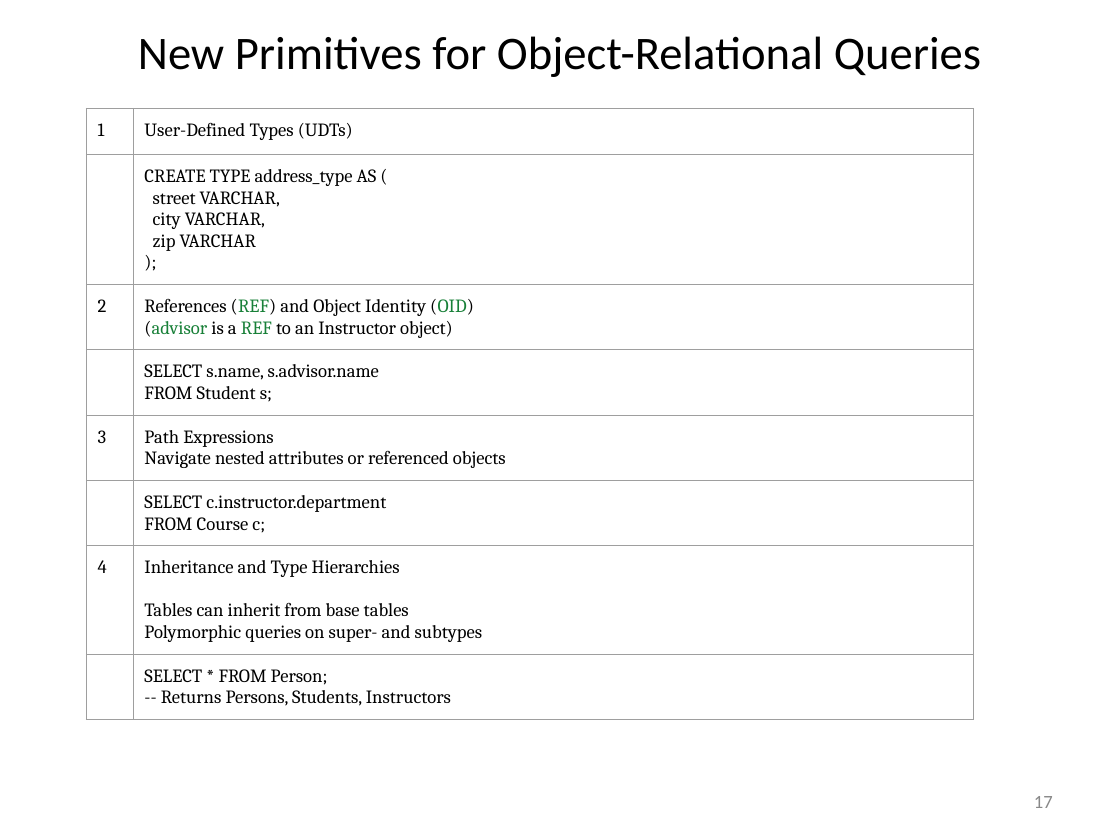
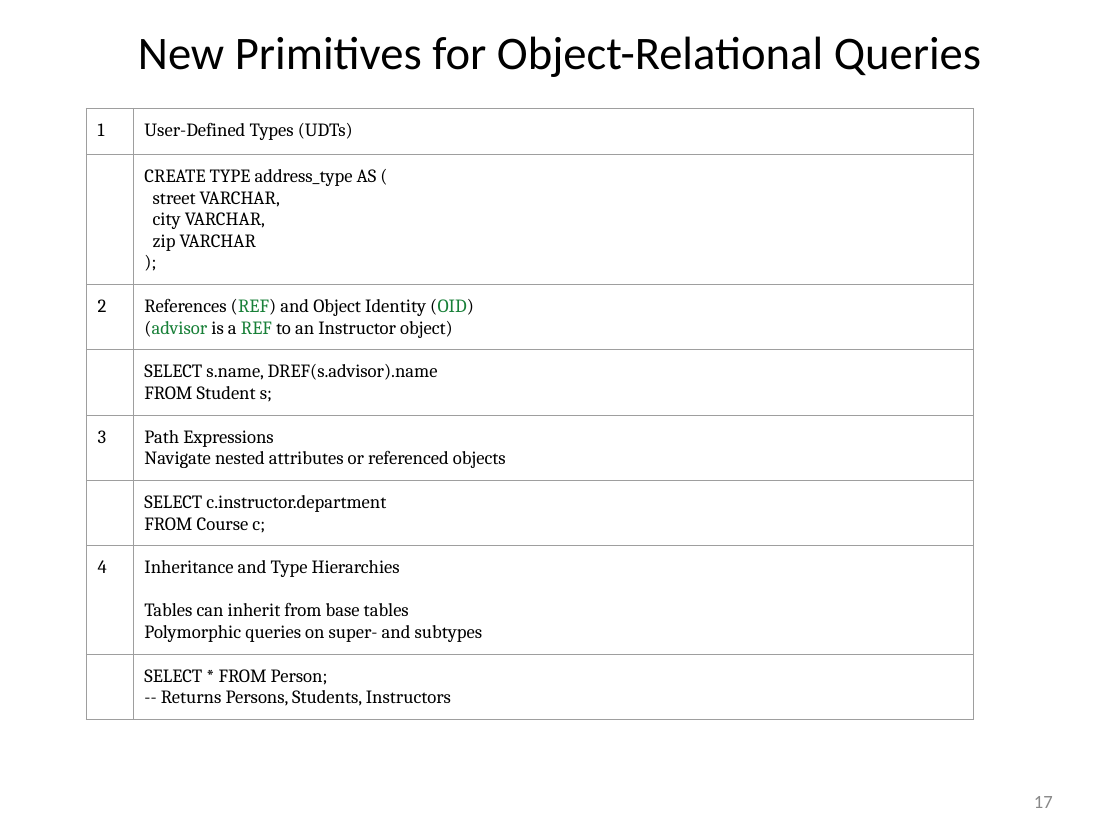
Before and after one commit to rizveeredwan/course-contents, a slide deck: slide 17 of CSE-3104/Slides/Introduction_to_modern_databases.pptx. Drawn at 1120x840 pixels with LibreOffice and Linux fonts; fonts in the diff are those of the drawing. Boxes give left, top, right and bottom in pixels: in the first picture for what was removed or moved away, otherwise in the second. Text is boxed around its words. In the diff, an @@ line names an element or a change of style, - is before the commit and + after.

```diff
--- a/CSE-3104/Slides/Introduction_to_modern_databases.pptx
+++ b/CSE-3104/Slides/Introduction_to_modern_databases.pptx
@@ table at box(86, 109, 973, 710) @@
-row 4, column 2: SELECT s.name, s.advisor.name / FROM Student s;
+row 4, column 2: SELECT s.name, DREF(s.advisor).name / FROM Student s;
```
Also in this commit, not shown: 5 other slides changed, 13 slides added, 7 slides removed.
